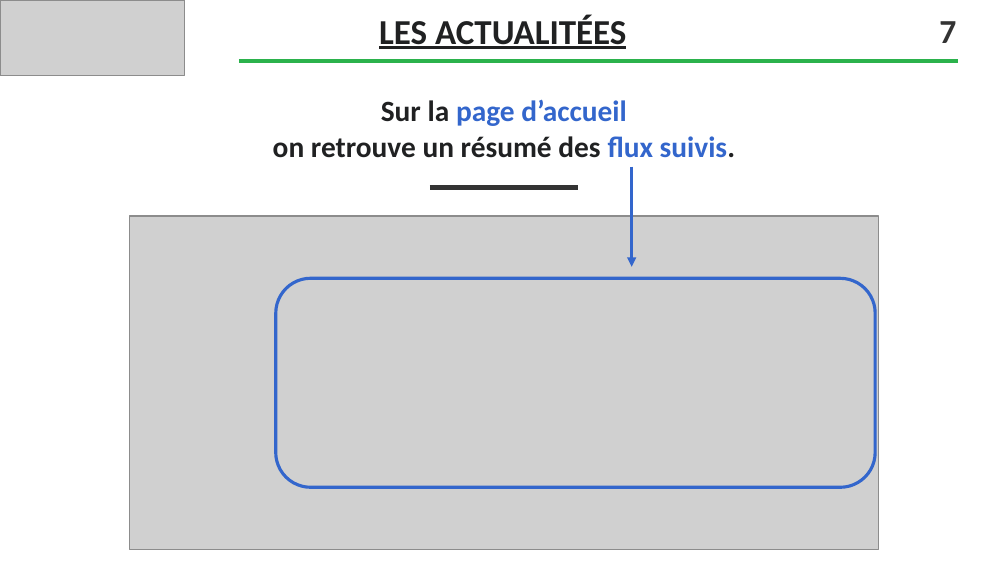
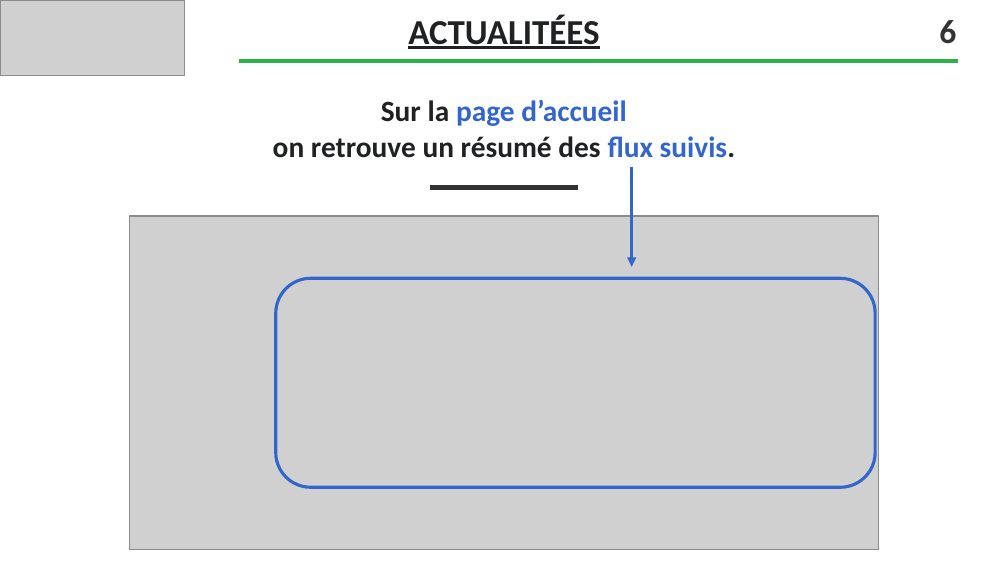
Before and after one commit to lionelagf/Menu-maker-by-qwenta, a slide deck: slide 8 of Faure_Lionel_1_veille_012024.pptx. Drawn at 1008x567 pixels with LibreOffice and Linux fonts; fonts in the diff are those of the drawing; grey boxes stand for pictures; background and template pictures are left out. Boxes give left, top, right and bottom in pixels: in the first picture for what was removed or moved away, otherwise in the second. Text is boxed around its words. In the diff, an @@ line names an element or a change of style, - is before the commit and + after.

```diff
--- a/Faure_Lionel_1_veille_012024.pptx
+++ b/Faure_Lionel_1_veille_012024.pptx
@@ text at (x1=408, y1=15, x2=599, y2=49): text changed @@
-LES ACTUALITÉES
+ACTUALITÉES
@@ text at (x1=939, y1=20, x2=956, y2=44): text changed @@
-7
+6
```
Also in this commit, not shown: 9 other slides changed, 4 slides added, 6 other files.
